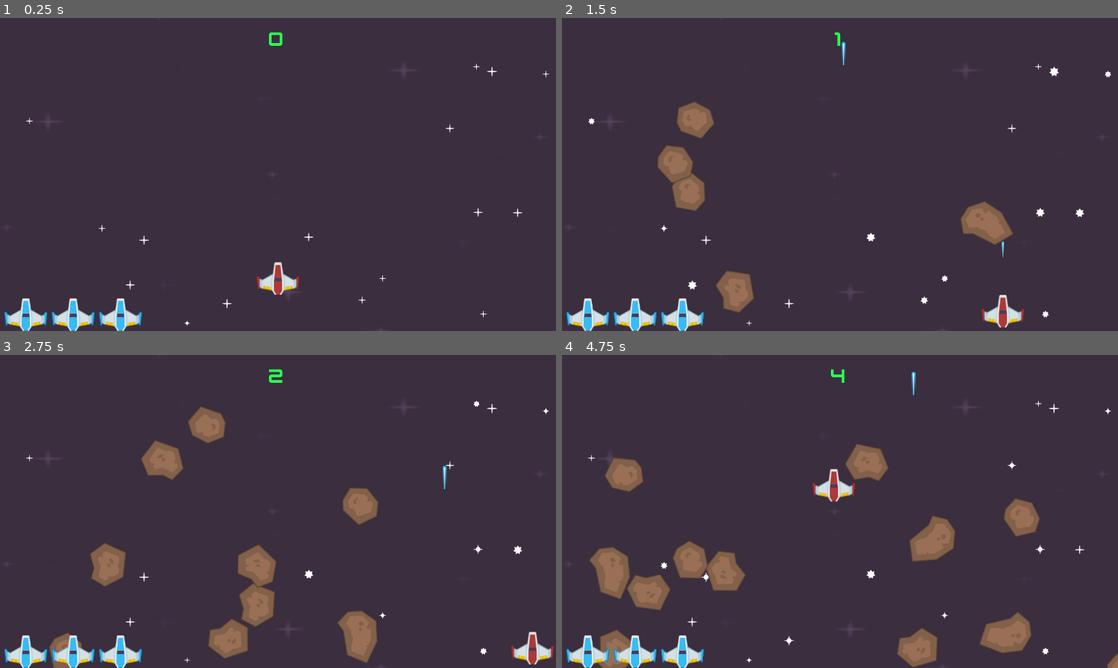
Above: before the commit, frames 1-4 (two rows, left to right).
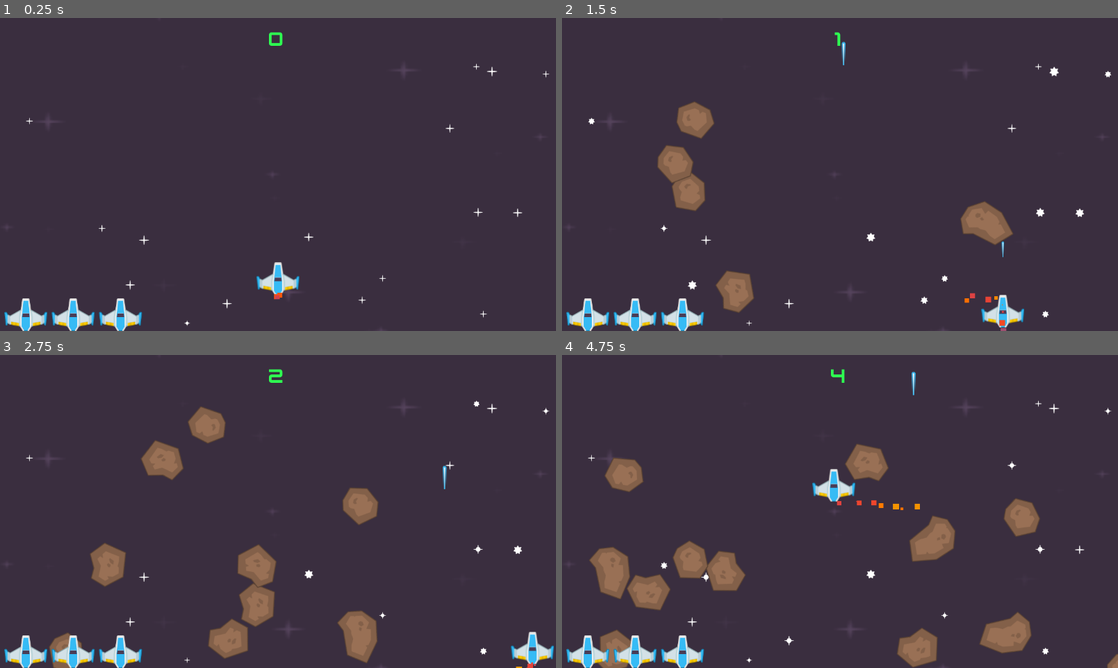
Above: after the commit, the same moments.

Repository: jbmitchell7/Space-Renegades-Redux
Game: Godot game, scene res://scenes/level.tscn
Same seed, same stepped clock (60 frames per second), same inputs: the game is played once before the commit and once after it. Before the commit the project starts from res://level.tscn.
Inputs:
- Up to frame 1 (0.25 s): no input
- Up to frame 2 (1.5 s): hold D (right) 0.53-1.28 s; hold Space (shoot) 0.53-1.28 s; hold S (down) from 1.28 s (still down); tap Space (shoot) at 1.35 s
- Up to frame 3 (2.75 s): release S (down) at 2.03 s; hold D (right) from 2.03 s (still down); hold Space (shoot) from 2.03 s (still down)
- Up to frame 4 (4.75 s): release D (right) at 2.78 s; release Space (shoot) at 2.78 s; hold W (up) 2.78-3.53 s; tap Space (shoot) at 2.85, 4.35 s; hold Space (shoot) 3.53-4.28 s; hold A (left) from 3.53 s (still down)

The runs differ from the first frame. In frame 1, 0.2% of the frame differs, in the area x 46-54%, y 78-90%; in frame 2, 0.2%; in frame 3, 0.2%; in frame 4, 0.3%, in the area x 45-65%, y 37-50%.

Commit message:
add audio and particle animation

Diff:
--- a/icon.svg
+++ /dev/null
@@ -1 +0,0 @@
-<svg xmlns="http://www.w3.org/2000/svg" width="128" height="128"><rect width="124" height="124" x="2" y="2" fill="#363d52" stroke="#212532" stroke-width="4" rx="14"/><g fill="#fff" transform="translate(12.322 12.322)scale(.101)"><path d="M105 673v33q407 354 814 0v-33z"/><path fill="#478cbf" d="m105 673 152 14q12 1 15 14l4 67 132 10 8-61q2-11 15-15h162q13 4 15 15l8 61 132-10 4-67q3-13 15-14l152-14V427q30-39 56-81-35-59-83-108-43 20-82 47-40-37-88-64 7-51 8-102-59-28-123-42-26 43-46 89-49-7-98 0-20-46-46-89-64 14-123 42 1 51 8 102-48 27-88 64-39-27-82-47-48 49-83 108 26 42 56 81zm0 33v39c0 276 813 276 814 0v-39l-134 12-5 69q-2 10-14 13l-162 11q-12 0-16-11l-10-65H446l-10 65q-4 11-16 11l-162-11q-12-3-14-13l-5-69z"/><path d="M483 600c0 34 58 34 58 0v-86c0-34-58-34-58 0z"/><circle cx="725" cy="526" r="90"/><circle cx="299" cy="526" r="90"/></g><g fill="#414042" transform="translate(12.322 12.322)scale(.101)"><circle cx="307" cy="532" r="60"/><circle cx="717" cy="532" r="60"/></g></svg>
--- a/player.tscn
+++ /dev/null
@@ -1,25 +0,0 @@
-[gd_scene load_steps=3 format=3 uid="uid://7xu6jp87abcv"]
-
-[ext_resource type="Script" path="res://player.gd" id="1_5p8d4"]
-[ext_resource type="Texture2D" uid="uid://cf4fmlpbsh64i" path="res://PNG/playerShip1_red.png" id="1_h3pq5"]
-
-[node name="Player" type="CharacterBody2D"]
-collision_mask = 6
-script = ExtResource("1_5p8d4")
-
-[node name="PlayerImage" type="Sprite2D" parent="."]
-texture = ExtResource("1_h3pq5")
-
-[node name="CollisionPolygon2D" type="CollisionPolygon2D" parent="."]
-position = Vector2(1, 2)
-polygon = PackedVector2Array(-10, -39, 8, -39, 13, -13, 36, 0, 47, -7, 51, -8, 48, 24, 41, 23, 13, 28, 9, 37, -7, 37, -14, 27, -41, 21, -41, 26, -48, 24, -50, -7, -44, -6, -37, 1, -14, -12, -10, -42)
-
-[node name="LaserStartPosition" type="Marker2D" parent="."]
-position = Vector2(0, -51)
-gizmo_extents = 20.0
-
-[node name="LaserCooldown" type="Timer" parent="."]
-wait_time = 0.5
-one_shot = true
-
-[connection signal="timeout" from="LaserCooldown" to="." method="_on_laser_cooldown_timeout"]
--- a/project.godot
+++ b/project.godot
@@ -11,9 +11,9 @@
 [application]
 
 config/name="Space Renegades"
-run/main_scene="res://level.tscn"
+run/main_scene="res://scenes/level.tscn"
 config/features=PackedStringArray("4.3", "Forward Plus")
-config/icon="res://icon.svg"
+boot_splash/show_image=false
 
 [autoload]
 
--- a/game_over.gd
+++ b/scenes/game_over.gd
@@ -1,8 +1,9 @@
 extends Control
 
-@export var level_scene: PackedScene = load("res://level.tscn")
+@export var level_scene: PackedScene = load("res://scenes/level.tscn")
 
 func _ready() -> void:
+	$GameOverSound.play()
 	$CenterContainer/VBoxContainer/Score.text = $CenterContainer/VBoxContainer/Score.text + str(Global.score)
 
 func _input(event):
--- a/game_over.tscn
+++ b/scenes/game_over.tscn
@@ -1,8 +1,9 @@
-[gd_scene load_steps=4 format=3 uid="uid://7b02xyxexyu7"]
+[gd_scene load_steps=5 format=3 uid="uid://7b02xyxexyu7"]
 
-[ext_resource type="FontFile" uid="uid://dk2vx0upu7mw7" path="res://Fonts/kenvector_future.ttf" id="1_s2gff"]
-[ext_resource type="Script" path="res://game_over.gd" id="1_soo05"]
-[ext_resource type="FontFile" uid="uid://dff823ssmqebh" path="res://Fonts/kenvector_future_thin.ttf" id="2_r18nj"]
+[ext_resource type="Script" path="res://scenes/game_over.gd" id="1_hk7pv"]
+[ext_resource type="FontFile" uid="uid://dk2vx0upu7mw7" path="res://Fonts/kenvector_future.ttf" id="2_rbsi2"]
+[ext_resource type="FontFile" uid="uid://dff823ssmqebh" path="res://Fonts/kenvector_future_thin.ttf" id="3_u84lp"]
+[ext_resource type="AudioStream" uid="uid://dr0f6mrhle4he" path="res://audio/sfx_lose.ogg" id="4_jy68j"]
 
 [node name="GameOver" type="Control"]
 layout_mode = 3
@@ -11,7 +12,7 @@
 anchor_bottom = 1.0
 grow_horizontal = 2
 grow_vertical = 2
-script = ExtResource("1_soo05")
+script = ExtResource("1_hk7pv")
 
 [node name="BG" type="ColorRect" parent="."]
 layout_mode = 1
@@ -67,6 +68,9 @@
 [node name="Label" type="Label" parent="MarginContainer"]
 layout_mode = 2
 theme_override_colors/font_color = Color(0.180392, 1, 0.317647, 1)
-theme_override_fonts/font = ExtResource("2_r18nj")
+theme_override_fonts/font = ExtResource("3_u84lp")
 theme_override_font_sizes/font_size = 20
 text = "Press space to start again"
+
+[node name="GameOverSound" type="AudioStreamPlayer" parent="."]
+stream = ExtResource("4_jy68j")
--- a/laser.tscn
+++ b/scenes/laser.tscn
@@ -1,7 +1,7 @@
 [gd_scene load_steps=4 format=3 uid="uid://bcr2f1eeboly4"]
 
-[ext_resource type="Texture2D" uid="uid://ctqycjs8r117f" path="res://PNG/Lasers/laserBlue01.png" id="1_70sp4"]
-[ext_resource type="Script" path="res://laser.gd" id="1_qwe3d"]
+[ext_resource type="Script" path="res://scenes/laser.gd" id="1_3qckn"]
+[ext_resource type="Texture2D" uid="uid://ctqycjs8r117f" path="res://PNG/Lasers/laserBlue01.png" id="2_nowbm"]
 
 [sub_resource type="RectangleShape2D" id="RectangleShape2D_5e6ko"]
 size = Vector2(10, 54)
@@ -9,10 +9,10 @@
 [node name="Laser" type="Area2D"]
 collision_layer = 8
 collision_mask = 2
-script = ExtResource("1_qwe3d")
+script = ExtResource("1_3qckn")
 
 [node name="Sprite2D" type="Sprite2D" parent="."]
-texture = ExtResource("1_70sp4")
+texture = ExtResource("2_nowbm")
 
 [node name="CollisionShape2D" type="CollisionShape2D" parent="."]
 shape = SubResource("RectangleShape2D_5e6ko")
--- a/level.gd
+++ b/scenes/level.gd
@@ -1,12 +1,13 @@
 extends Node2D
 
 # load scene
-var meteor_scene: PackedScene = load("res://meteor.tscn")
-var laser_scene: PackedScene = load("res://laser.tscn")
+var meteor_scene: PackedScene = load("res://scenes/meteor.tscn")
+var laser_scene: PackedScene = load("res://scenes/laser.tscn")
 
 var health := 3
 
 func _ready() -> void:
+	$StartSound.play()
 	# set up health
 	get_tree().call_group('ui', 'set_health', health)
 
@@ -38,7 +39,8 @@
 	health -= 1
 	get_tree().call_group('ui', 'set_health', health)
 	if (health <= 0):
-		get_tree().change_scene_to_file.call_deferred('res://game_over.tscn')
+		get_tree().change_scene_to_file.call_deferred('res://scenes/game_over.tscn')
+	$Player.play_damage_sound()
 
 
 func _on_player_laser(pos) -> void:
--- a/level.tscn
+++ b/scenes/level.tscn
@@ -1,12 +1,13 @@
-[gd_scene load_steps=14 format=3 uid="uid://4k7ny8iwvays"]
+[gd_scene load_steps=15 format=3 uid="uid://4k7ny8iwvays"]
 
 [ext_resource type="Texture2D" uid="uid://dxlhmnm2ahl54" path="res://Backgrounds/darkPurple.png" id="1_0agbe"]
-[ext_resource type="PackedScene" uid="uid://7xu6jp87abcv" path="res://player.tscn" id="1_cqlud"]
-[ext_resource type="Script" path="res://level.gd" id="1_k7aow"]
+[ext_resource type="PackedScene" uid="uid://7xu6jp87abcv" path="res://scenes/player.tscn" id="1_cqlud"]
+[ext_resource type="Script" path="res://scenes/level.gd" id="1_k7aow"]
 [ext_resource type="Texture2D" uid="uid://caeetwl28tisk" path="res://PNG/Effects/star1.png" id="4_2ccmd"]
 [ext_resource type="Texture2D" uid="uid://1rmnpp2vc1uw" path="res://PNG/Effects/star2.png" id="5_5so36"]
 [ext_resource type="Texture2D" uid="uid://ulwdhbpwb1yk" path="res://PNG/Effects/star3.png" id="6_ne85f"]
-[ext_resource type="PackedScene" uid="uid://6daseg2fr4c8" path="res://ui.tscn" id="7_ky3sp"]
+[ext_resource type="PackedScene" uid="uid://6daseg2fr4c8" path="res://scenes/ui.tscn" id="7_ky3sp"]
+[ext_resource type="AudioStream" uid="uid://qlcdrbosjjpt" path="res://audio/sfx_twoTone.ogg" id="9_kuo4n"]
 
 [sub_resource type="SpriteFrames" id="SpriteFrames_xsn14"]
 animations = [{
@@ -184,5 +185,8 @@
 
 [node name="UI" parent="." instance=ExtResource("7_ky3sp")]
 
+[node name="StartSound" type="AudioStreamPlayer" parent="."]
+stream = ExtResource("9_kuo4n")
+
 [connection signal="laser" from="Player" to="." method="_on_player_laser"]
 [connection signal="timeout" from="MeteorTimer" to="." method="_on_meteor_timer_timeout"]
--- a/meteor.tscn
+++ b/scenes/meteor.tscn
@@ -1,6 +1,6 @@
 [gd_scene load_steps=3 format=3 uid="uid://b83d6s6ytq3an"]
 
-[ext_resource type="Script" path="res://meteor.gd" id="1_hvswd"]
+[ext_resource type="Script" path="res://scenes/meteor.gd" id="1_41yst"]
 
 [sub_resource type="CircleShape2D" id="CircleShape2D_5ley7"]
 radius = 20.0
@@ -8,7 +8,7 @@
 [node name="Meteor" type="Area2D"]
 collision_layer = 2
 collision_mask = 9
-script = ExtResource("1_hvswd")
+script = ExtResource("1_41yst")
 
 [node name="Sprite2D" type="Sprite2D" parent="."]
 position = Vector2(244, 216)
--- a/player.gd
+++ b/scenes/player.gd
@@ -24,7 +24,11 @@
 		laser.emit($LaserStartPosition.global_position)
 		can_shoot = false
 		$LaserCooldown.start()
+		$LaserSound.play()
 
 
 func _on_laser_cooldown_timeout() -> void:
 	can_shoot = true
+
+func play_damage_sound():
+	$DamageSound.play()
--- /dev/null
+++ b/scenes/player.tscn
@@ -0,0 +1,48 @@
+[gd_scene load_steps=6 format=3 uid="uid://7xu6jp87abcv"]
+
+[ext_resource type="Script" path="res://scenes/player.gd" id="1_5p8d4"]
+[ext_resource type="Texture2D" uid="uid://bvawx7nf3ey4h" path="res://PNG/playerShip1_blue.png" id="2_qpc1s"]
+[ext_resource type="AudioStream" uid="uid://7mwi4ujma3b3" path="res://audio/sfx_laser1.ogg" id="3_3yle0"]
+[ext_resource type="AudioStream" uid="uid://ner1ljbr24xb" path="res://audio/sfx_shieldDown.ogg" id="4_iwaas"]
+
+[sub_resource type="ParticleProcessMaterial" id="ParticleProcessMaterial_xtovi"]
+particle_flag_disable_z = true
+emission_shape = 1
+emission_sphere_radius = 12.48
+gravity = Vector3(0, 98, 0)
+scale_max = 13.95
+color = Color(1, 0.376471, 0, 1)
+hue_variation_min = -0.19
+hue_variation_max = 0.09
+
+[node name="Player" type="CharacterBody2D"]
+collision_mask = 6
+script = ExtResource("1_5p8d4")
+
+[node name="PlayerImage" type="Sprite2D" parent="."]
+texture = ExtResource("2_qpc1s")
+
+[node name="CollisionPolygon2D" type="CollisionPolygon2D" parent="."]
+position = Vector2(1, 2)
+polygon = PackedVector2Array(-10, -39, 8, -39, 13, -13, 36, 0, 47, -7, 51, -8, 48, 24, 41, 23, 13, 28, 9, 37, -7, 37, -14, 27, -41, 21, -41, 26, -48, 24, -50, -7, -44, -6, -37, 1, -14, -12, -10, -42)
+
+[node name="LaserStartPosition" type="Marker2D" parent="."]
+position = Vector2(0, -51)
+gizmo_extents = 20.0
+
+[node name="LaserCooldown" type="Timer" parent="."]
+wait_time = 0.5
+one_shot = true
+
+[node name="LaserSound" type="AudioStreamPlayer2D" parent="."]
+stream = ExtResource("3_3yle0")
+
+[node name="DamageSound" type="AudioStreamPlayer2D" parent="."]
+stream = ExtResource("4_iwaas")
+
+[node name="GPUParticles2D" type="GPUParticles2D" parent="."]
+position = Vector2(0, 41)
+process_material = SubResource("ParticleProcessMaterial_xtovi")
+lifetime = 0.4
+
+[connection signal="timeout" from="LaserCooldown" to="." method="_on_laser_cooldown_timeout"]
--- a/ui.tscn
+++ b/scenes/ui.tscn
@@ -1,6 +1,6 @@
 [gd_scene load_steps=3 format=3 uid="uid://6daseg2fr4c8"]
 
-[ext_resource type="Script" path="res://ui.gd" id="1_iykgk"]
+[ext_resource type="Script" path="res://scenes/ui.gd" id="1_iykgk"]
 [ext_resource type="FontFile" uid="uid://dk2vx0upu7mw7" path="res://Fonts/kenvector_future.ttf" id="1_vf1sd"]
 
 [node name="UI" type="CanvasLayer" groups=["ui"]]
Not shown, removed: icon.svg.import
Not shown: 2 places in scenes/game_over.tscn that only renumber resources
Renamed: laser.gd -> scenes/laser.gd
Renamed: meteor.gd -> scenes/meteor.gd
Renamed: ui.gd -> scenes/ui.gd
